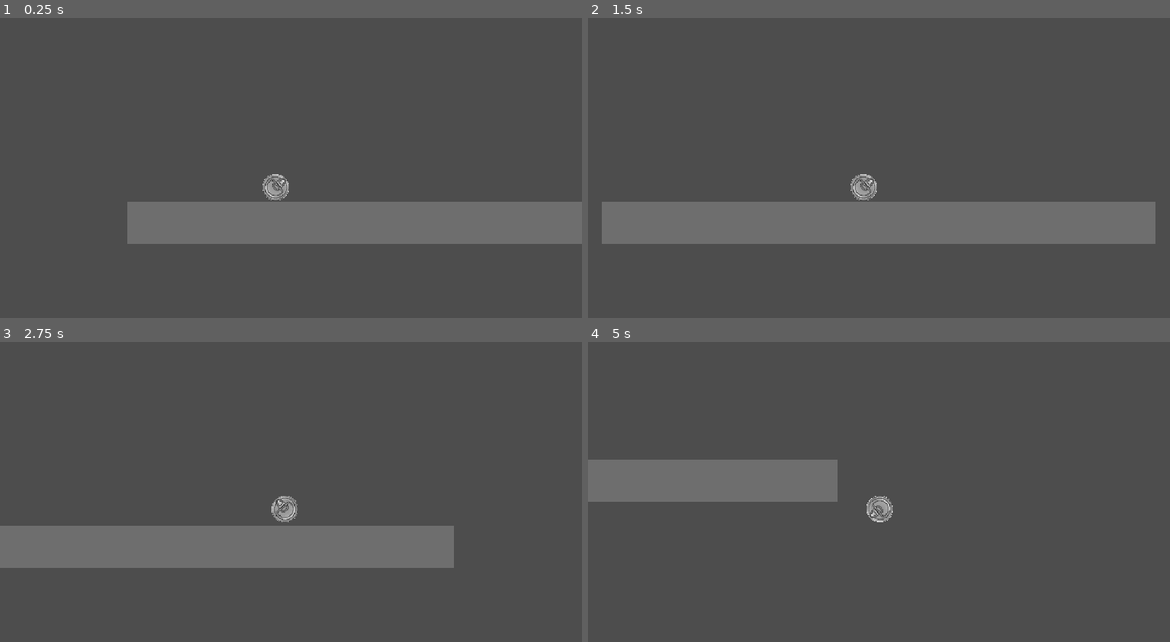
Above: before the commit, frames 1-4 (two rows, left to right).
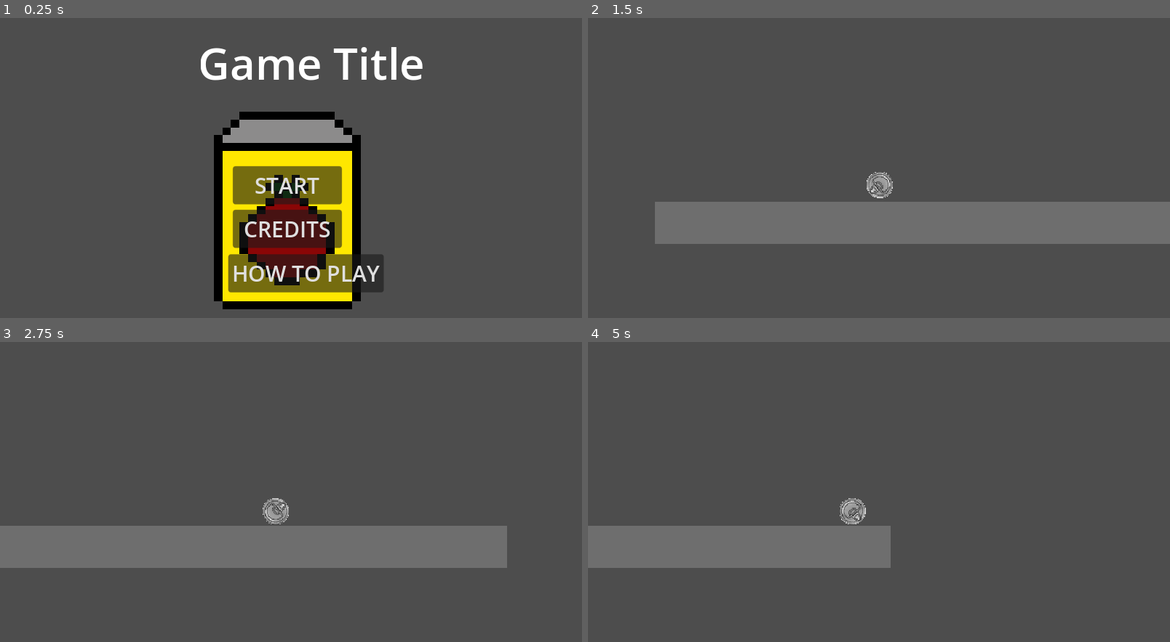
Above: after the commit, the same moments.

Repository: aleahgarcia/CSC378_Lab4
Game: Godot game, scene res://scenes/titlescreen.tscn
Two runs of this game, one before a commit and one after it. Both use one fixed random seed, a clock stepped at 60 frames per second and the inputs below. Before the commit the project starts from res://scenes/world.tscn.
Inputs (mouse positions are in pixels of both pictures, inside the frame that each line leads up to):
- Up to frame 1 (0.25 s): no input
- Up to frame 2 (1.5 s): click (873, 186) at 0.5 s, where only the run after the commit has a clickable "START"; hold Right (move_right) from 1.28 s (still down)
- Up to frame 3 (2.75 s): keep holding Right (move_right); tap Up (ui_up) at 1.52, 2.27 s
- Up to frame 4 (5 s): release Right (move_right) at 2.78 s; hold Left (move_left) 2.78-3.53 s; hold Right (move_right) from 3.53 s (still down); tap Up (ui_up) at 3.77, 4.52 s

The runs differ from the first frame. In frame 1, 25% of the frame differs, in the area x 21-100%, y 9-98%; in frame 2, 2.1%; in frame 3, 1.6%; in frame 4, 14%.

Commit message:
more sceness for title screen

Diff:
--- a/project.godot
+++ b/project.godot
@@ -11,7 +11,7 @@
 [application]
 
 config/name="lab4"
-run/main_scene="res://scenes/world.tscn"
+run/main_scene="res://scenes/titlescreen.tscn"
 config/features=PackedStringArray("4.2", "Forward Plus")
 config/icon="res://icon.svg"
 
@@ -48,3 +48,4 @@
 [rendering]
 
 textures/canvas_textures/default_texture_filter=0
+renderer/rendering_method="gl_compatibility"
--- /dev/null
+++ b/scenes/credits.tscn
@@ -0,0 +1,3 @@
+[gd_scene format=3 uid="uid://cath44gep7jwf"]
+
+[node name="Credits" type="Node2D"]
--- /dev/null
+++ b/scenes/how_to_play.tscn
@@ -0,0 +1,3 @@
+[gd_scene format=3 uid="uid://ca5lretxdcgqm"]
+
+[node name="HowToPlay" type="Node2D"]
--- a/scenes/player.tscn
+++ b/scenes/player.tscn
@@ -5,6 +5,57 @@
 
 [sub_resource type="RectangleShape2D" id="RectangleShape2D_vhp7v"]
 size = Vector2(29, 30)
+
+[sub_resource type="Animation" id="Animation_k3rbo"]
+length = 0.001
+tracks/0/type = "value"
+tracks/0/imported = false
+tracks/0/enabled = true
+tracks/0/path = NodePath(".:texture")
+tracks/0/interp = 1
+tracks/0/loop_wrap = true
+tracks/0/keys = {
+"times": PackedFloat32Array(0),
+"transitions": PackedFloat32Array(1),
+"update": 1,
+"values": [ExtResource("2_ruoag")]
+}
+tracks/1/type = "value"
+tracks/1/imported = false
+tracks/1/enabled = true
+tracks/1/path = NodePath(".:hframes")
+tracks/1/interp = 1
+tracks/1/loop_wrap = true
+tracks/1/keys = {
+"times": PackedFloat32Array(0),
+"transitions": PackedFloat32Array(1),
+"update": 1,
+"values": [4]
+}
+tracks/2/type = "value"
+tracks/2/imported = false
+tracks/2/enabled = true
+tracks/2/path = NodePath(".:frame")
+tracks/2/interp = 1
+tracks/2/loop_wrap = true
+tracks/2/keys = {
+"times": PackedFloat32Array(0),
+"transitions": PackedFloat32Array(1),
+"update": 1,
+"values": [0]
+}
+tracks/3/type = "value"
+tracks/3/imported = false
+tracks/3/enabled = true
+tracks/3/path = NodePath(".:vframes")
+tracks/3/interp = 1
+tracks/3/loop_wrap = true
+tracks/3/keys = {
+"times": PackedFloat32Array(0),
+"transitions": PackedFloat32Array(1),
+"update": 1,
+"values": [1]
+}
 
 [sub_resource type="Animation" id="Animation_ul8s0"]
 resource_name = "rolling"
@@ -58,57 +109,6 @@
 "values": [0, 1, 2, 3]
 }
 
-[sub_resource type="Animation" id="Animation_k3rbo"]
-length = 0.001
-tracks/0/type = "value"
-tracks/0/imported = false
-tracks/0/enabled = true
-tracks/0/path = NodePath(".:texture")
-tracks/0/interp = 1
-tracks/0/loop_wrap = true
-tracks/0/keys = {
-"times": PackedFloat32Array(0),
-"transitions": PackedFloat32Array(1),
-"update": 1,
-"values": [ExtResource("2_ruoag")]
-}
-tracks/1/type = "value"
-tracks/1/imported = false
-tracks/1/enabled = true
-tracks/1/path = NodePath(".:hframes")
-tracks/1/interp = 1
-tracks/1/loop_wrap = true
-tracks/1/keys = {
-"times": PackedFloat32Array(0),
-"transitions": PackedFloat32Array(1),
-"update": 1,
-"values": [4]
-}
-tracks/2/type = "value"
-tracks/2/imported = false
-tracks/2/enabled = true
-tracks/2/path = NodePath(".:frame")
-tracks/2/interp = 1
-tracks/2/loop_wrap = true
-tracks/2/keys = {
-"times": PackedFloat32Array(0),
-"transitions": PackedFloat32Array(1),
-"update": 1,
-"values": [0]
-}
-tracks/3/type = "value"
-tracks/3/imported = false
-tracks/3/enabled = true
-tracks/3/path = NodePath(".:vframes")
-tracks/3/interp = 1
-tracks/3/loop_wrap = true
-tracks/3/keys = {
-"times": PackedFloat32Array(0),
-"transitions": PackedFloat32Array(1),
-"update": 1,
-"values": [1]
-}
-
 [sub_resource type="AnimationLibrary" id="AnimationLibrary_qk56d"]
 _data = {
 "RESET": SubResource("Animation_k3rbo"),
--- a/scenes/titlescreen.tscn
+++ b/scenes/titlescreen.tscn
@@ -1,7 +1,9 @@
-[gd_scene load_steps=9 format=3 uid="uid://b7ppylau4gqho"]
+[gd_scene load_steps=11 format=3 uid="uid://b7ppylau4gqho"]
 
 [ext_resource type="Script" path="res://scripts/titlescreen.gd" id="1_ftwue"]
 [ext_resource type="Texture2D" uid="uid://d04nmowmdhk0n" path="res://assets/characterImages/Idle_Can_Sprite.png" id="2_l6b0m"]
+[ext_resource type="Script" path="res://scripts/credits.gd" id="3_npaa1"]
+[ext_resource type="Script" path="res://scripts/how_to_play.gd" id="4_a7a3w"]
 
 [sub_resource type="CanvasItemMaterial" id="CanvasItemMaterial_wag3w"]
 
@@ -61,6 +63,7 @@
 theme_override_font_sizes/font_size = 24
 text = "CREDITS
 "
+script = ExtResource("3_npaa1")
 
 [node name="instructions" type="Button" parent="."]
 custom_minimum_size = Vector2(120, 32)
@@ -72,6 +75,7 @@
 theme_override_fonts/font = SubResource("SystemFont_2lqey")
 theme_override_font_sizes/font_size = 24
 text = "HOW TO PLAY"
+script = ExtResource("4_a7a3w")
 
 [node name="Label" type="Label" parent="."]
 layout_mode = 0
--- /dev/null
+++ b/scripts/credits.gd
@@ -0,0 +1,6 @@
+extends Control
+
+
+
+func _on_start_button_pressed():
+	get_tree().change_scene_to_file("res://scenes/credits.tscn")
--- /dev/null
+++ b/scripts/how_to_play.gd
@@ -0,0 +1,6 @@
+extends Control
+
+
+
+func _on_start_button_pressed():
+	get_tree().change_scene_to_file("res://scenes/how_to_play.tscn")
Not shown, added: export_presets.cfg
